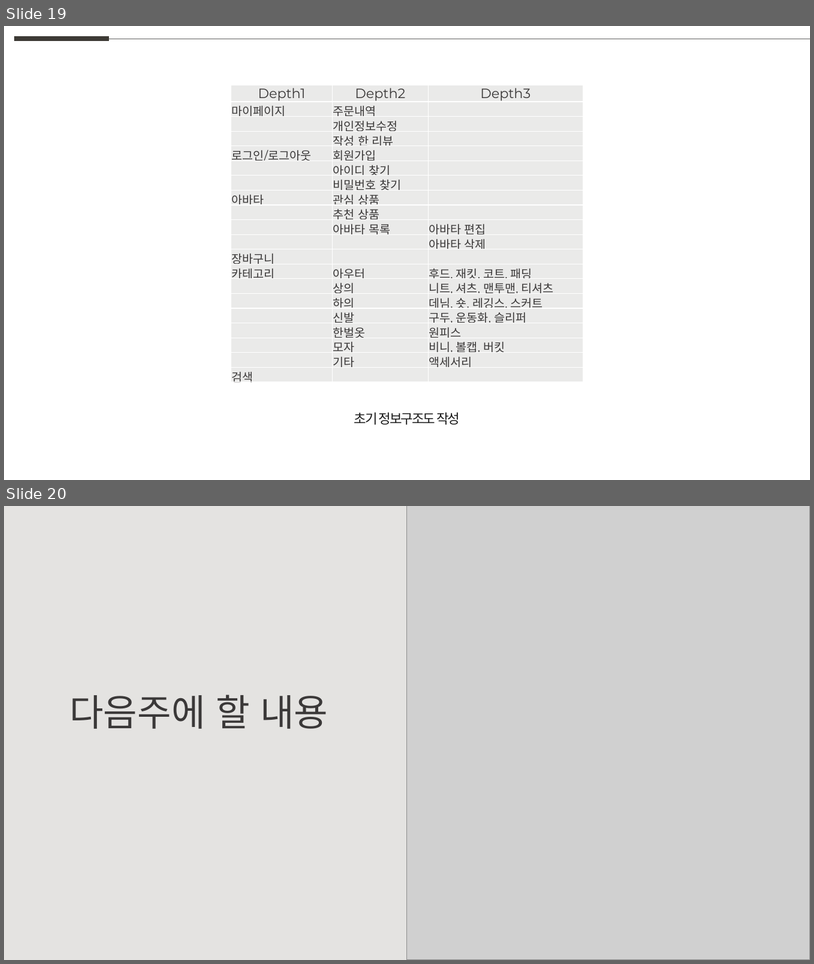
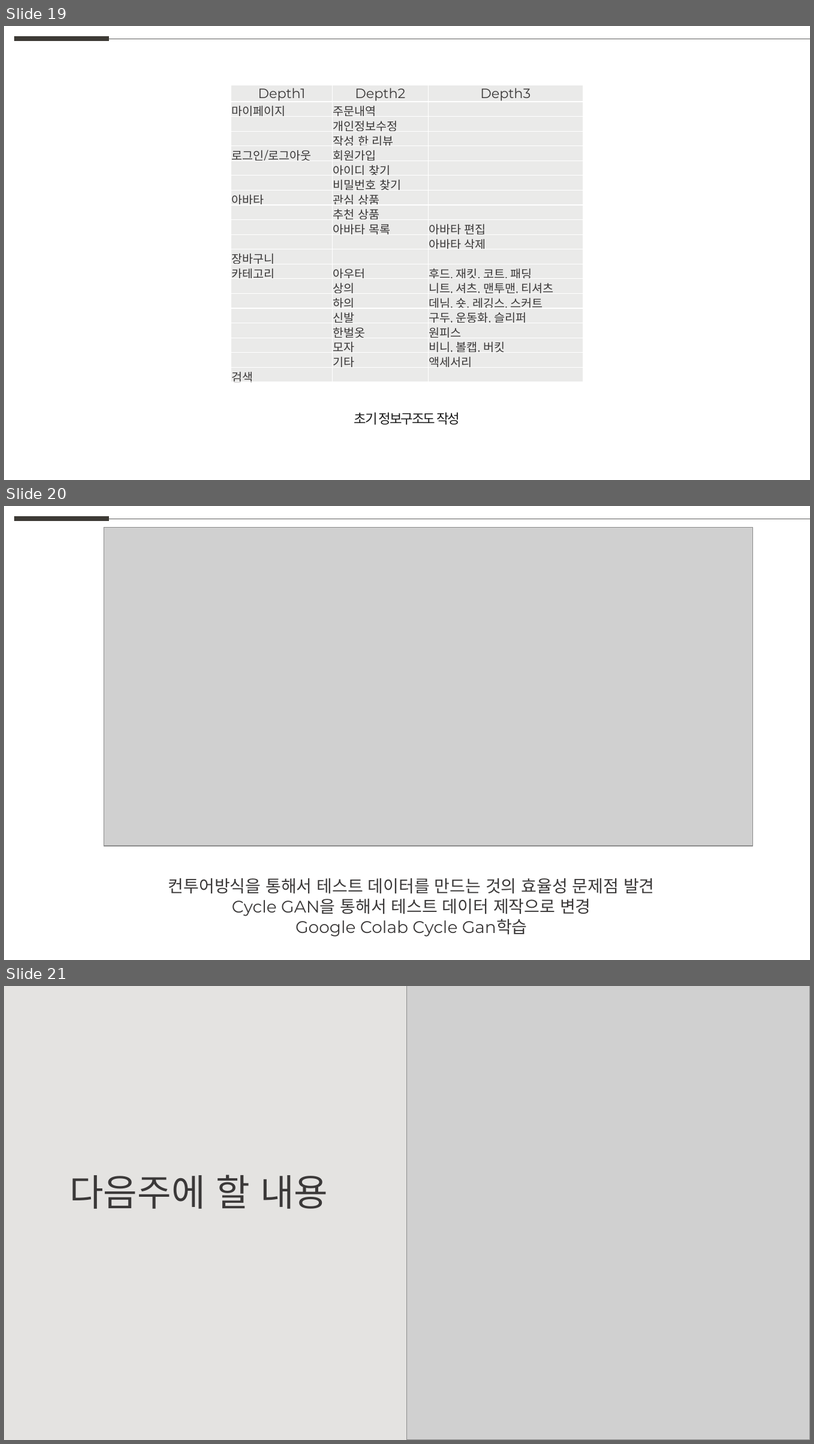
Before and after one commit to weaknessHero/Project_AvatarS, a slide deck: 발표자료/230224/PPT_230224.pptx. Shown one above the other, each under a label of ours: slides 19 and 20 before the commit, slides 19, 20 and 21 after it. The pictures are 814x964 and 814x1444 pixels, drawn with LibreOffice and Linux fonts; fonts in the diff are those of the drawing; grey boxes stand for pictures. Boxes give left, top, right and bottom in pixels: in the first picture for what was removed or moved away, otherwise in the second. Text is boxed around its words. In the diff, an @@ line names an element or a change of style, - is before the commit and + after.

```diff
--- a/발표자료/230224/PPT_230224.pptx
+++ b/발표자료/230224/PPT_230224.pptx
@@ slide 20 added at (4,506,810,960), background #FFFFFF @@
@@ line added from (14, 519) to (109, 519), #3D3A35 6 pt @@
@@ line added from (109, 519) to (810, 519), #5F5F5D 0.5 pt @@
@@ picture added at (104,528,753,846) @@
@@ text added at (168,878,655,936), 20 pt, text #3A3838 @@
+컨투어방식을 통해서 테스트 데이터를 만드는 것의 효율성 문제점 발견
+Cycle GAN을 통해서 테스트 데이터 제작으로 변경
+Google Colab Cycle Gan학습
@@ what was slide 20 is now slide 21 @@
```
Also in this commit, not shown: 1 slide changed, 2 other files.
